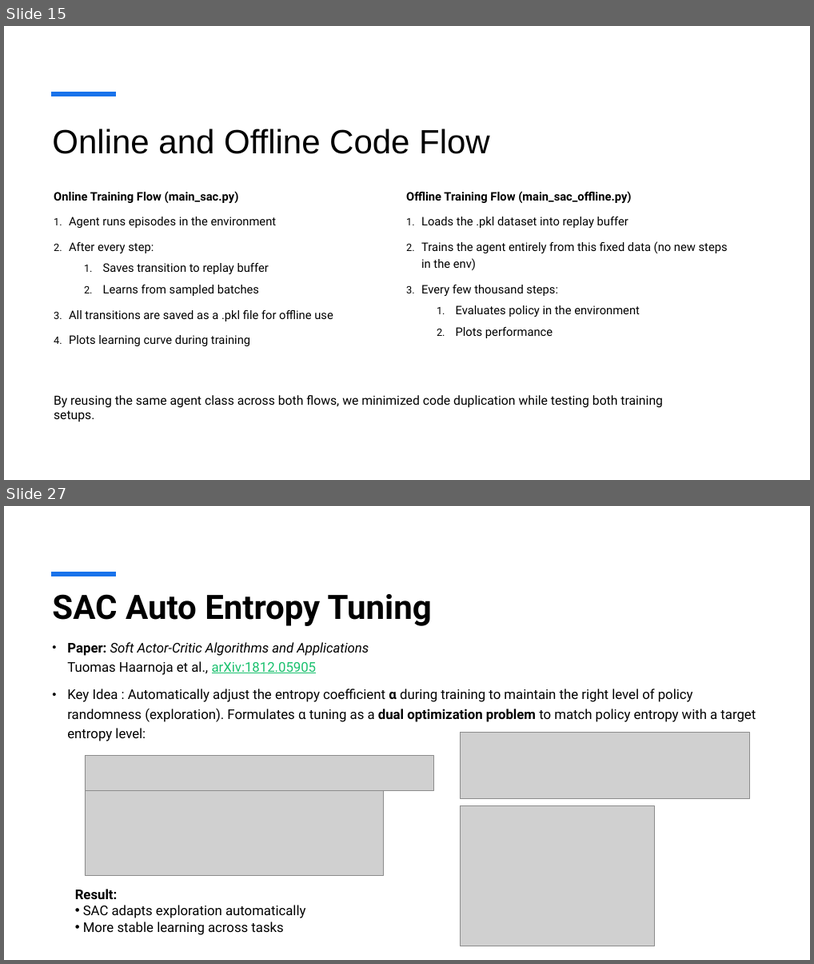
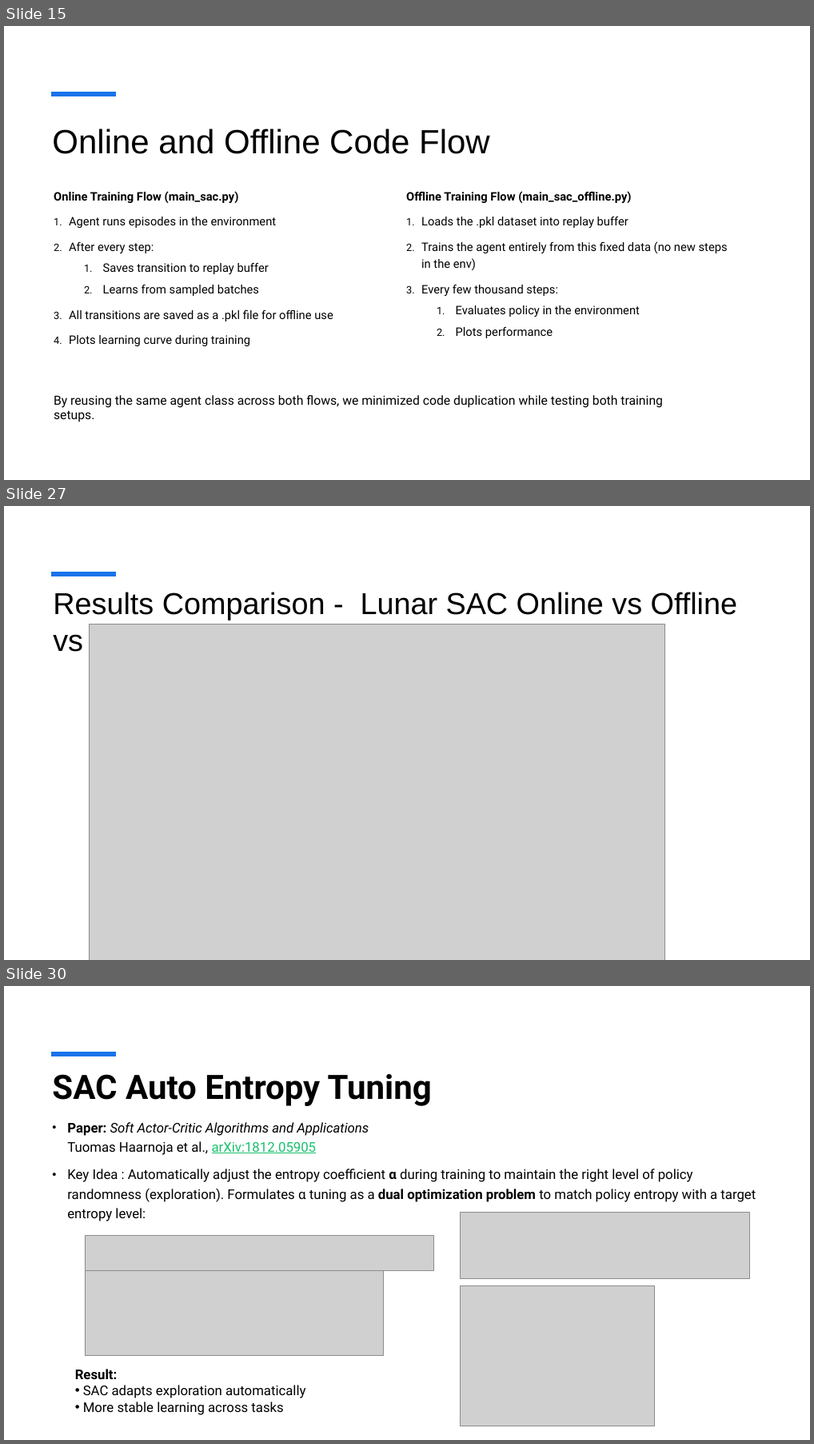
Before and after one commit to viszwak/rl-sample-efficiency, a slide deck: investigations/presentation/SAC.pptx. Shown one above the other, each under a label of ours: slides 15 and 27 before the commit, slides 15, 27 and 30 after it; the slides between them are not shown. The pictures are 814x964 and 814x1444 pixels, drawn with LibreOffice and Linux fonts; fonts in the diff are those of the drawing; grey boxes stand for pictures. Boxes give left, top, right and bottom in pixels: in the first picture for what was removed or moved away, otherwise in the second. Text is boxed around its words. In the diff, an @@ line names an element or a change of style, - is before the commit and + after.

```diff
--- a/investigations/presentation/SAC.pptx
+++ b/investigations/presentation/SAC.pptx
@@ slide 27 added at (x1=4, y1=506, x2=810, y2=960), background #FFFFFF; not listed: 1 template element that a slide beside it also shows @@
@@ title added at (x1=53, y1=592, x2=738, y2=657), 36 pt, text #000000 @@
+Results Comparison - Lunar SAC Online vs Offline vs CQL
@@ picture added at (x1=90, y1=624, x2=666, y2=960) @@
@@ what was slide 27 is now slide 30 @@
```
Also in this commit, not shown: 3 slides changed, 11 other slides added, 9 slides removed, 1 other file.
